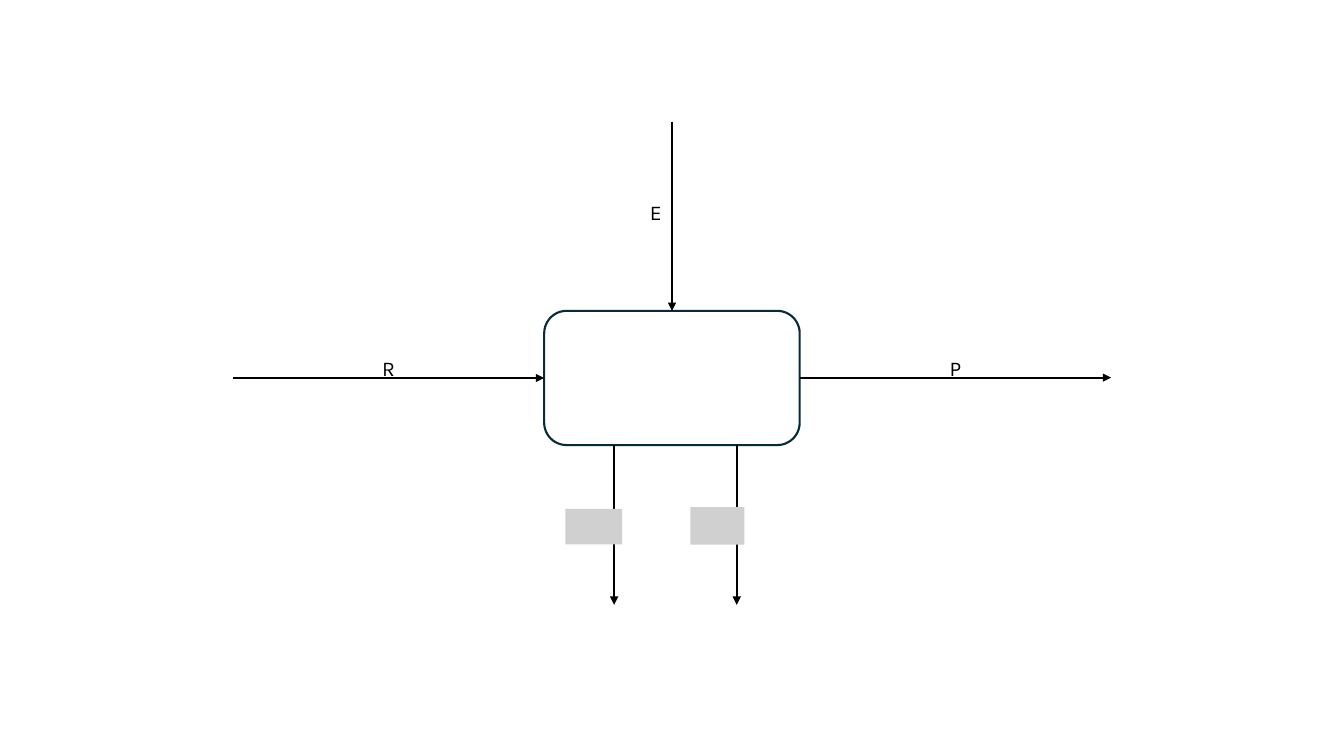
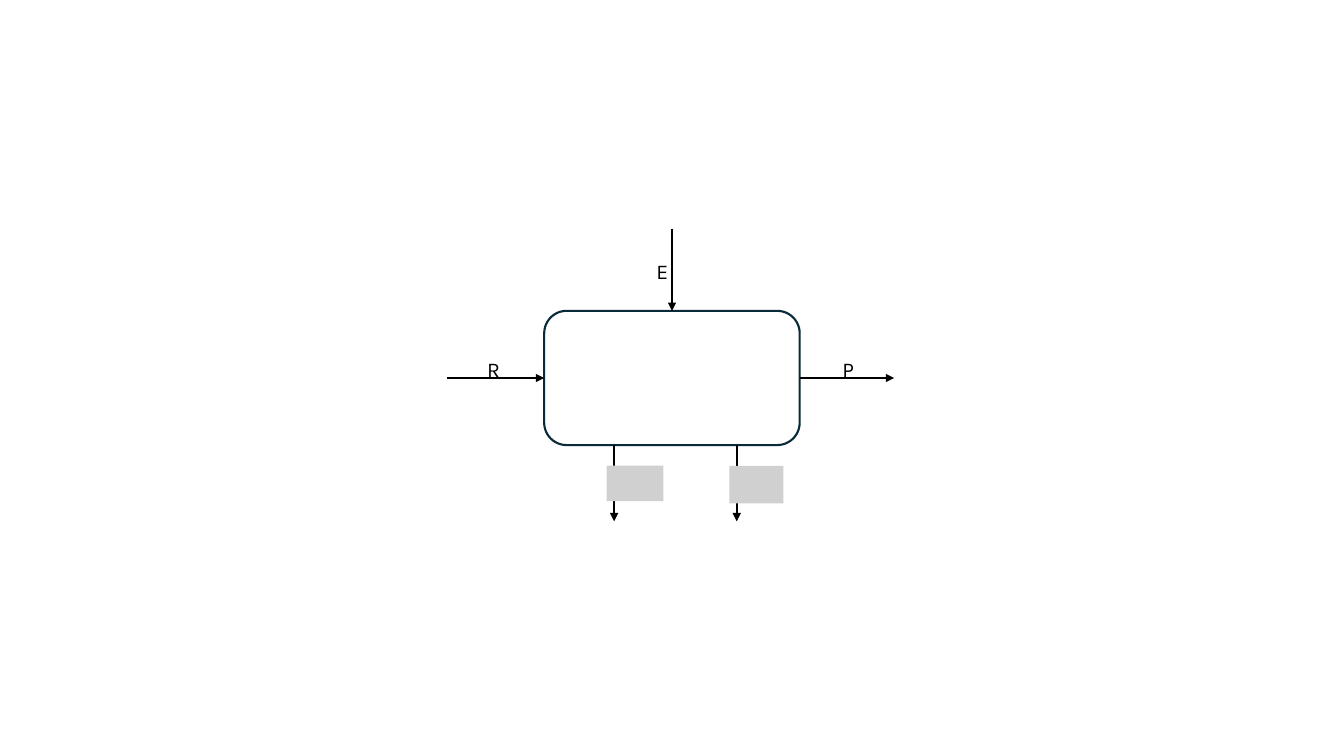
Before and after one commit to MatthewHeun/MaterialExergyPaper2025, a slide deck: slide 6 of images/BXCC_figs.pptx. Drawn at 1344x756 pixels with LibreOffice and Linux fonts; fonts in the diff are those of the drawing; grey boxes stand for pictures. Boxes give left, top, right and bottom in pixels: in the first picture for what was removed or moved away, otherwise in the second. Text is boxed around its words. In the diff, an @@ line names an element or a change of style, - is before the commit and + after.

```diff
--- a/images/BXCC_figs.pptx
+++ b/images/BXCC_figs.pptx
@@ arrow moved from (673, 122) - (673, 311) to (673, 229) - (673, 311) @@
@@ text "E": place and size @@
-text "E" at [650,206,662,220]
+text "E" at [656,265,668,279]
@@ text "R": place and size @@
-text "R" at [382,362,395,379]
+text "R" at [487,363,500,379]
@@ text "P": place and size @@
-text "P" at [950,362,962,379]
+text "P" at [842,363,854,379]
@@ arrow moved from (233, 378) - (544, 378) to (447, 378) - (544, 378) @@
@@ arrow moved from (800, 378) - (1111, 378) to (800, 378) - (894, 378) @@
@@ arrow moved from (614, 446) - (614, 605) to (614, 446) - (614, 521) @@
@@ arrow moved from (737, 446) - (737, 605) to (737, 446) - (737, 521) @@
@@ picture added at [607,466,663,501] @@
@@ picture added at [730,466,784,503] @@
@@ picture removed at [566,509,622,544] @@
@@ picture removed at [691,507,745,544] @@
```
Also in this commit, not shown: 3 other files.
